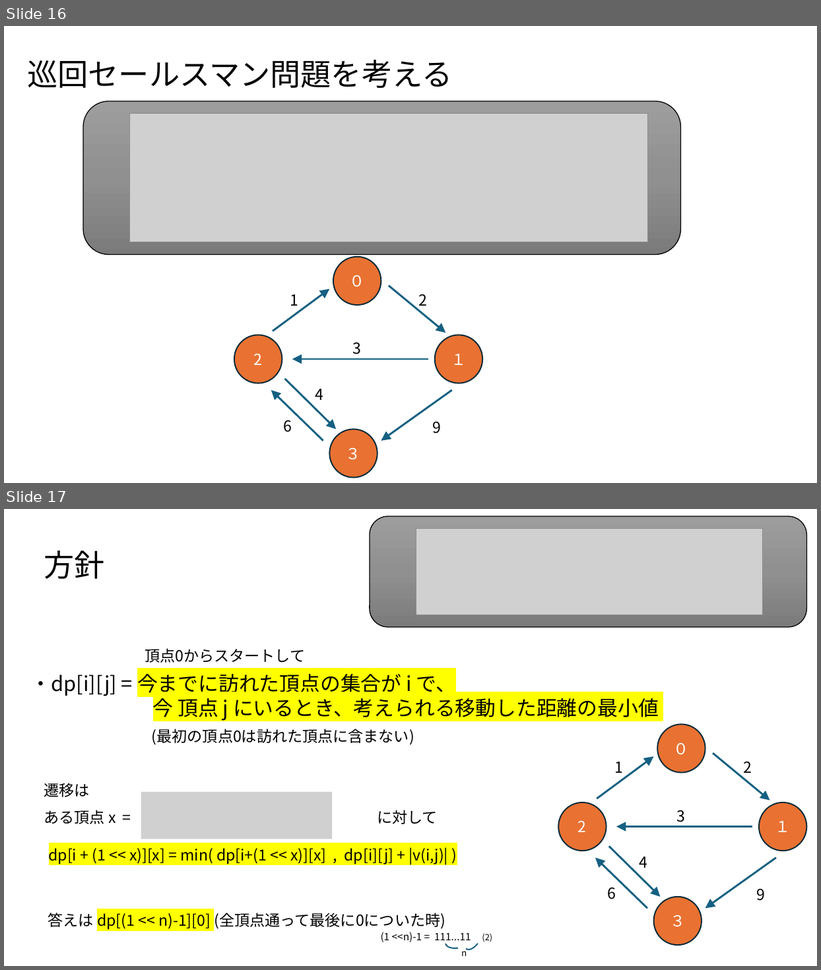
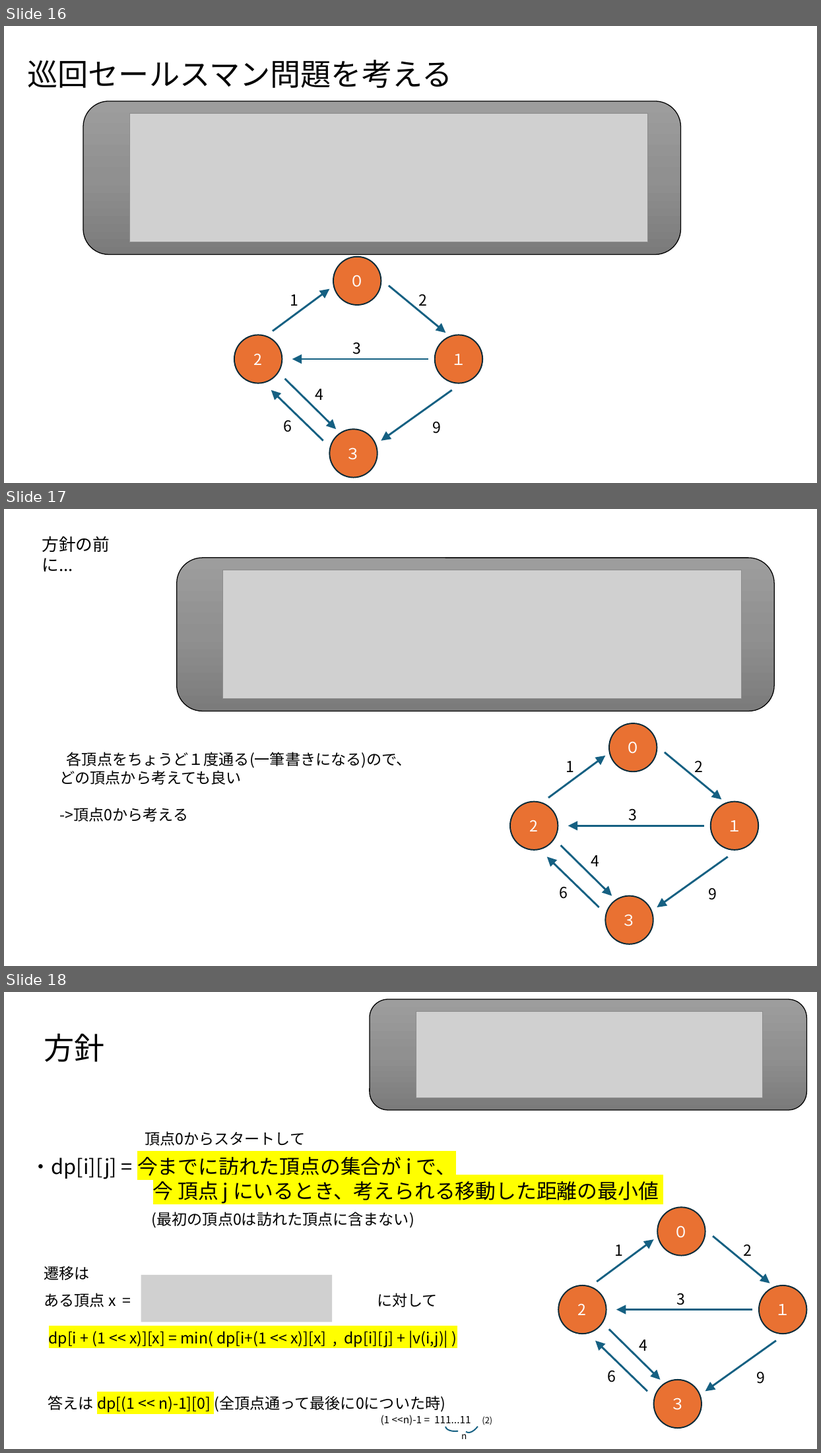
Before and after one commit to triC-tmu/workshop_2024, a slide deck: 20240331_bit全探索_bitDP/bit全探索_bitDP.pptx. Shown one above the other, each under a label of ours: slides 16 and 17 before the commit, slides 16, 17 and 18 after it. The pictures are 821x970 and 821x1453 pixels, drawn with LibreOffice and Linux fonts; fonts in the diff are those of the drawing; grey boxes stand for pictures. Boxes give left, top, right and bottom in pixels: in the first picture for what was removed or moved away, otherwise in the second. Text is boxed around its words. In the diff, an @@ line names an element or a change of style, - is before the commit and + after.

```diff
--- a/20240331_bit全探索_bitDP/bit全探索_bitDP.pptx
+++ b/20240331_bit全探索_bitDP/bit全探索_bitDP.pptx
@@ slide 17 added at box(4, 509, 817, 966), background #FFFFFF @@
@@ text added at box(42, 536, 110, 572), 20 pt, text #000000 @@
+方針の前に...
@@ rounded rectangle added at box(177, 558, 774, 712), fill gradient #9D9D9D to #909090 to #7C7C7C, outline #000000 1 pt @@
@@ picture added at box(223, 570, 741, 698) @@
@@ ellipse added at box(609, 723, 657, 772), fill #E97132, outline #092A39 1.5 pt, 18 pt, text #FFFFFF @@
+０
@@ text added at box(60, 752, 412, 785), 18 pt, text #000000 @@
+各頂点をちょうど１度通る(一筆書きになる)ので、
+どの頂点から考えても良い
@@ arrow added from (548, 798) to (605, 756), #156082 2.25 pt @@
@@ text added at box(566, 761, 575, 772), 18 pt, text #000000 @@
+1
@@ arrow added from (665, 753) to (722, 800), #156082 2.25 pt @@
@@ text added at box(695, 760, 704, 772), 18 pt, text #000000 @@
+2
@@ ellipse added at box(510, 802, 558, 850), fill #E97132, outline #092A39 1.5 pt, 18 pt, text #FFFFFF @@
+2
@@ ellipse added at box(711, 802, 758, 850), fill #E97132, outline #092A39 1.5 pt, 18 pt, text #FFFFFF @@
+１
@@ text added at box(60, 807, 189, 822), 18 pt, text #000000 @@
+->頂点0から考える
@@ text added at box(629, 809, 638, 821), 18 pt, text #000000 @@
+3
@@ arrow added from (704, 826) to (568, 826), #156082 2.25 pt @@
@@ arrow added from (599, 908) to (547, 857), #156082 2.25 pt @@
@@ arrow added from (561, 846) to (612, 896), #156082 2.25 pt @@
@@ text added at box(591, 855, 599, 867), 18 pt, text #000000 @@
+4
@@ arrow added from (728, 857) to (657, 908), #156082 2.25 pt @@
@@ text added at box(560, 887, 568, 899), 18 pt, text #000000 @@
+6
@@ ellipse added at box(605, 896, 653, 945), fill #E97132, outline #092A39 1.5 pt, 18 pt, text #FFFFFF @@
+３
@@ text added at box(708, 889, 717, 900), 18 pt, text #000000 @@
+9
@@ what was slide 17 is now slide 18 @@
```
Also in this commit, not shown: 1 slide changed, 1 other slide added, 1 slide removed, 1 other file.
